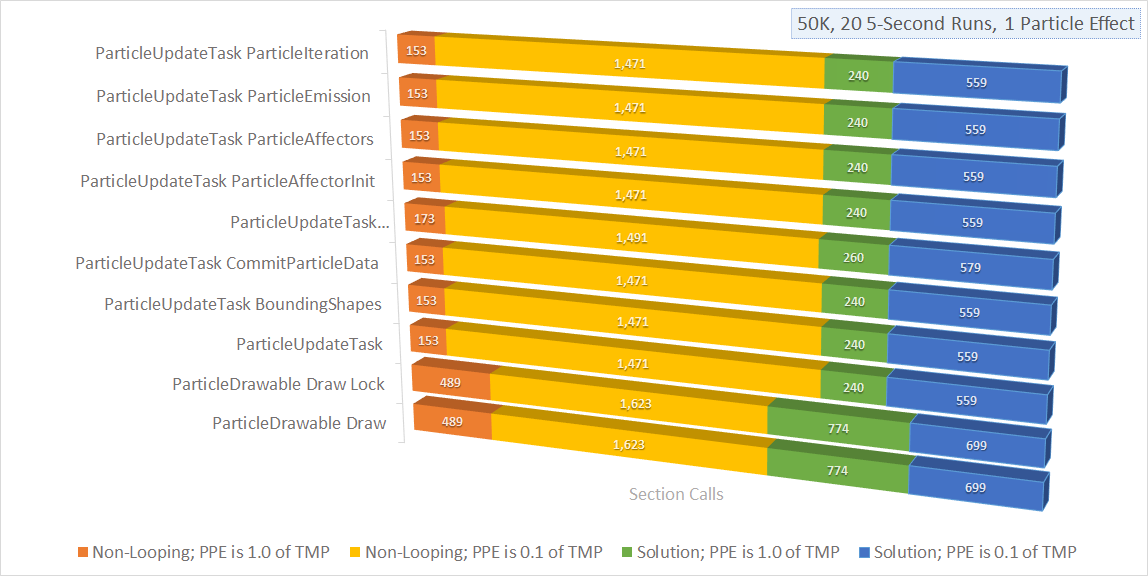
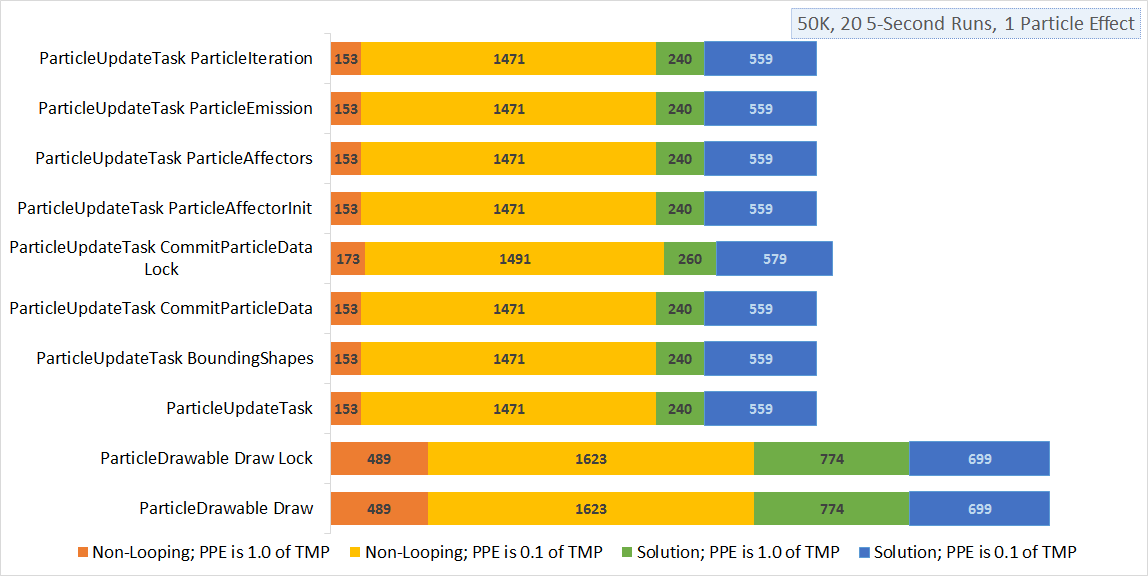
The second (1148, 576) image is a revision of the first. Changes to its layers:
added layer "Layer 5" above "Layer 4" over left=10, top=29, right=1077, bottom=561
